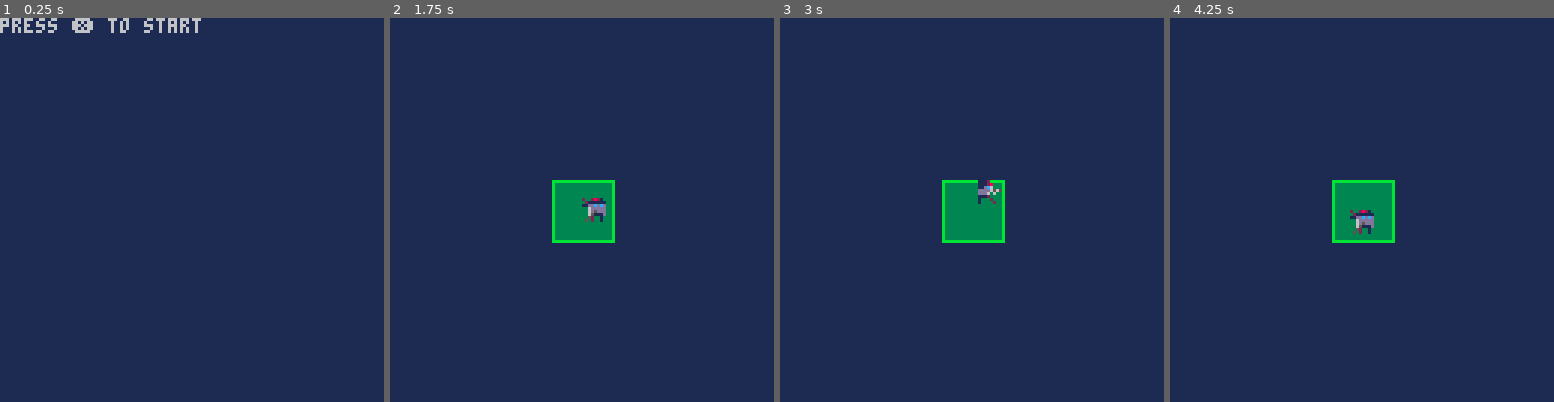
Above: before the commit, frames 1-4 (left to right).
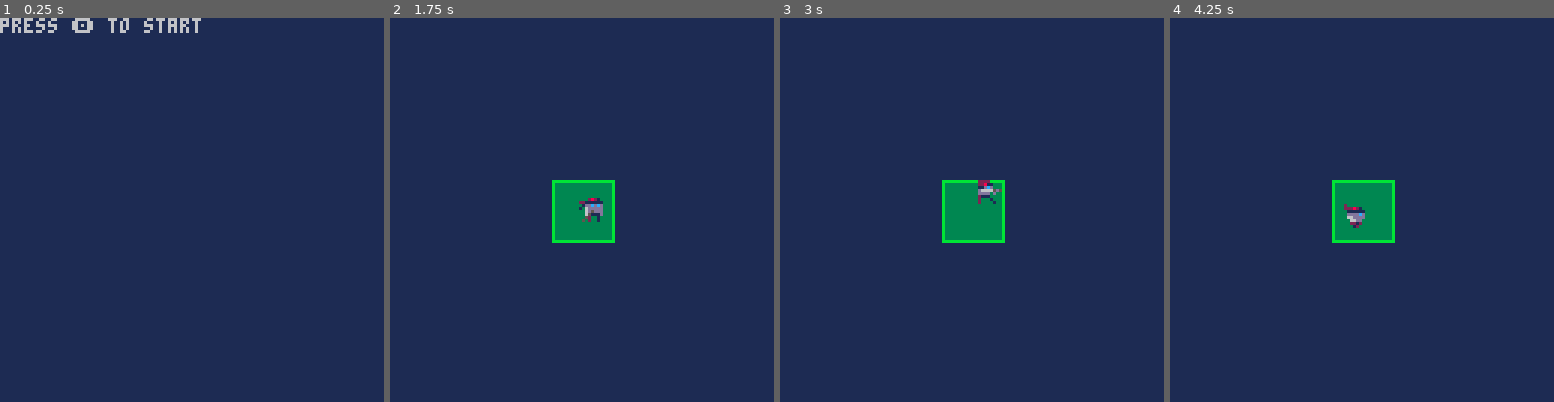
Above: after the commit, the same moments.

Repository: zothynine/toyboxjam
Game: PICO-8 cartridge abduction_center.p8
The game is run twice, just before and just after one commit, with the same random seed, the same clock (stepped at 60 frames per second) and the same inputs.
Inputs:
- Up to frame 1 (0.25 s): no input
- Up to frame 2 (1.75 s): tap X (X key) at 0.33, 1.07 s; tap O (Z key) at 0.7, 1.7 s; hold Right from 1.6 s (still down)
- Up to frame 3 (3 s): tap X (X key) at 1.85, 2.97 s; release Right at 2.1 s; tap O (Z key) at 2.1, 2.5, 2.9 s; hold Up 2.15-2.42 s; hold Right from 2.47 s (still down)
- Up to frame 4 (4.25 s): release Right at 3.03 s; hold Left 3.08-3.58 s; tap O (Z key) at 3.3, 3.7, 4.1 s; hold Down 3.63-3.97 s; hold Right from 4.02 s (still down); tap X (X key) at 4.08 s

The runs differ from the first frame. In frame 1, less than 0.1% of the frame differs, in the area x 20-23%, y 0-4%; in frame 2, 0.3%; in frame 3, 0.1%; in frame 4, 0.4%, in the area x 45-54%, y 48-57%.

Commit message:
Implement player movement

Diff:
--- a/abduction_center.p8
+++ b/abduction_center.p8
@@ -26,11 +26,13 @@
     y=64,
     w=8,
     h=8,
-    idle={1,2},
-    zap={3,4},
     ai=1, --animation index
     si=0,--sprite index
+    flip=false, --flip sprite horizontally
     spd=0.5, --player speed
+    idle={1,2},
+    run={5,6,7,8},
+    zap={3,4},
   }
 end
 
@@ -47,7 +49,7 @@
 function _udt()end
 
 function udt_start()
-  if btnp(❎) then
+  if btnp(4) then
     setup()
     _udt=udt_game
     _drw=drw_game
@@ -56,7 +58,7 @@
 
 function udt_game()
   udt_zone()
-  udt_player(player.state)
+  udt_player(player)
 end
 
 function udt_zone()
@@ -66,14 +68,31 @@
   if (_z.r<10) _z.r+=1
 end
 
-function udt_player(state)
-  local ani = player.state or "idle"
+function udt_player(player)
+  local _p=player
+  local _z=zone
+  local state=_p.state
+  local ani=_p.state or "idle"
+
   if btn(5) then
-    player.state="zap"
+    _p.state="zap"
+  elseif btn()<0x0010 and btn()>0x0000 then
+    _p.state="run"
+    if btn(0) and _p.x-_p.w/2>_z.x-_z.r then
+      _p.x-=_p.spd
+      _p.flip=true
+    end
+    if btn(1) and _p.x+_p.w/2<_z.x+_z.r then
+      _p.x+=_p.spd
+      _p.flip=false
+    end
+    if(btn(2) and _p.y-_p.h/2>_z.y-_z.r)_p.y-=_p.spd
+    if(btn(3) and _p.y+_p.h/2<_z.y+_z.r)_p.y+=_p.spd
   else
-    player.state="idle"
+    _p.state="idle"
   end
-  animate(player,ani)
+
+  animate(_p,ani)
 end
 
 
@@ -87,7 +106,7 @@
 function _drw()end
 
 function drw_start()
-  print("press ❎ to start")
+  print("press 🅾️ to start")
 end
 
 function drw_game()
@@ -101,14 +120,10 @@
   rect(_z.x-_z.r,_z.y-_z.r,_z.x+_z.r,_z.y+_z.r,11)
 end
 
-function drw_player(s)
+function drw_player()
   local _p=player
   local _z=zone
-  spr(_p.si,_p.x-_p.w/2,_p.y-_p.h/2)
-  if(btn(0) and _p.x-_p.w/2>_z.x-_z.r)_p.x-=_p.spd
-  if(btn(1) and _p.x+_p.w/2<_z.x+_z.r)_p.x+=_p.spd
-  if(btn(2) and _p.y-_p.h/2>_z.y-_z.r)_p.y-=_p.spd
-  if(btn(3) and _p.y+_p.h/2<_z.y+_z.r)_p.y+=_p.spd
+  spr(_p.si,_p.x-_p.w/2,_p.y-_p.h/2,1,1,_p.flip)
 end
 
 
@@ -126,14 +141,14 @@
 ------------------------------
 
 __gfx__
-00000000200282100002821022220000111200000000000000000000000000000000000000000000000000000000000000000000000000000000000000000000
-00000000021111112211111122811000111280000000000000000000000000000000000000000000000000000000000000000000000000000000000000000000
-0000000011ddcdcd01ddcdcd11dcd00011dc60000000000000000000000000000000000000000000000000000000000000000000000000000000000000000000
-00000000006ddddd106dddddd66665d5dddd65650000000000000000000000000000000000000000000000000000000000000000000000000000000000000000
-00000000006d5ddd006d5ddddddd0d00ddd606000000000000000000000000000000000000000000000000000000000000000000000000000000000000000000
-000000000065111d0065111d21110000111200000000000000000000000000000000000000000000000000000000000000000000000000000000000000000000
-00000000005200100052001020001000100020000000000000000000000000000000000000000000000000000000000000000000000000000000000000000000
-00000000050200100502001020000100100002000000000000000000000000000000000000000000000000000000000000000000000000000000000000000000
+00000000200282100002821022220000111200000028210020000000002821002200000000000000000000000000000000000000000000000000000000000000
+00000000021111112211111122811000111280000211111022282100021111100228210000000000000000000000000000000000000000000000000000000000
+0000000011ddcdcd01ddcdcd11dcd00011dc6000d21ddcd60111111021ddcdcd0111111000000000000000000000000000000000000000000000000000000000
+00000000006ddddd106dddddd66665d5dddd6565d1dd66660ddddcd0666ddddd0dddcdc000000000000000000000000000000000000000000000000000000000
+00000000006d5ddd006d5ddddddd0d00ddd6060000d66d00066dddd06066dd00066dddd000000000000000000000000000000000000000000000000000000000
+000000000065111d0065111d2111000011120000202211000066dd00001221000066dd0000000000000000000000000000000000000000000000000000000000
+00000000005200100052001020001000100020000200001000221200011002000022110000000000000000000000000000000000000000000000000000000000
+00000000050200100502001020000100100002000000000100012000000000200002100000000000000000000000000000000000000000000000000000000000
 
 
 
